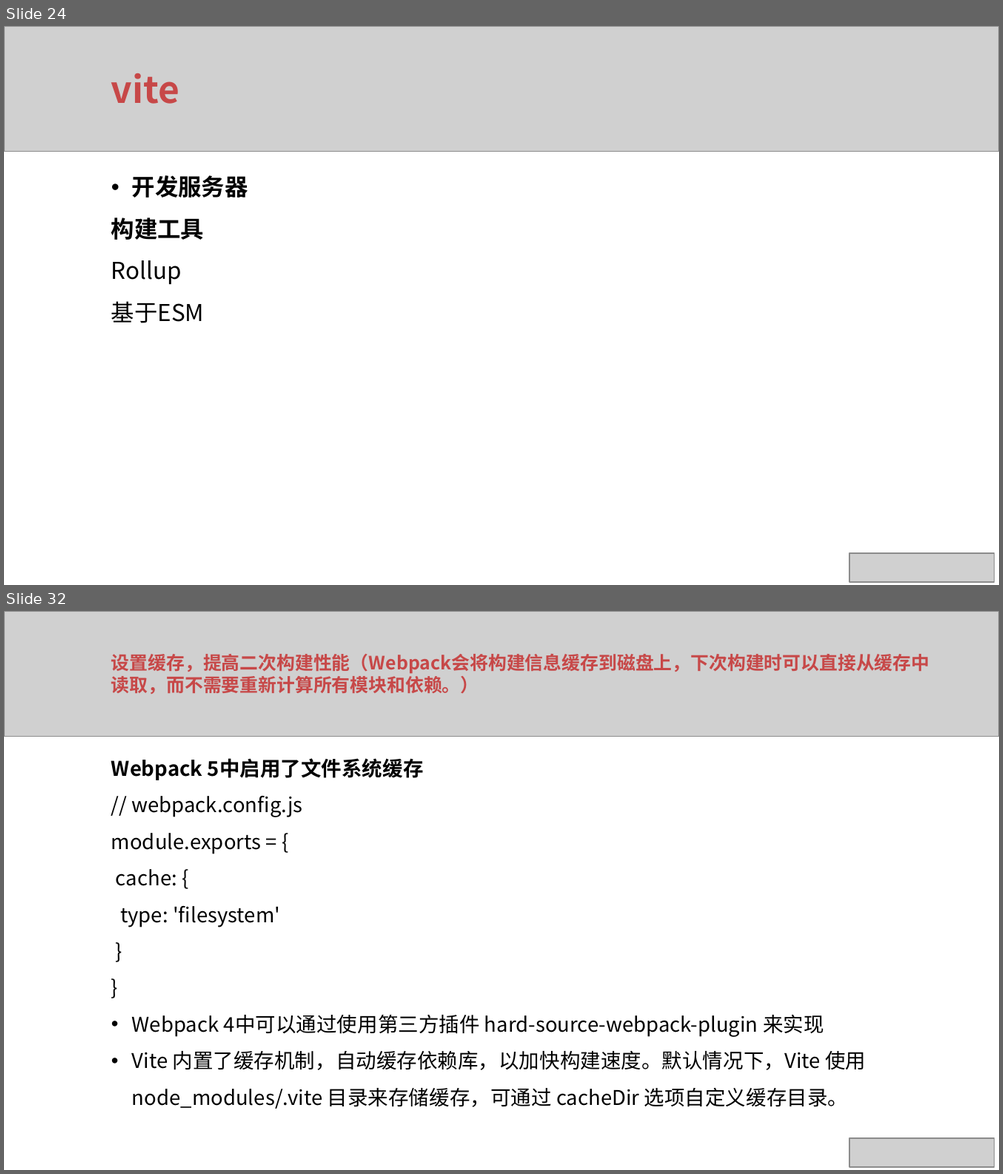
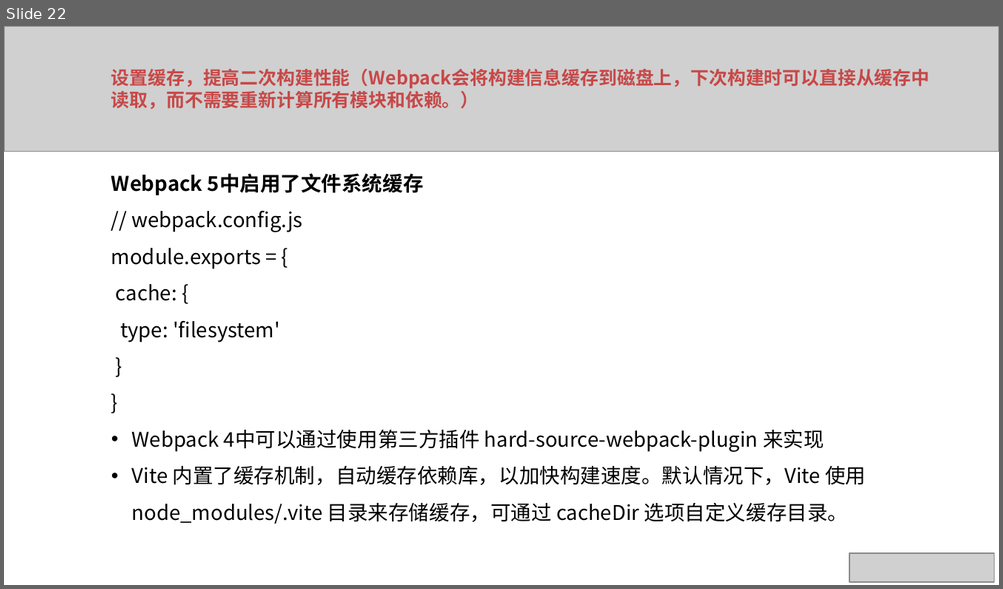
Before and after one commit to xuqunhai/python, a slide deck: rx/Vue项目最佳实践.pptx. Shown one above the other, each under a label of ours: slides 24 and 32 before the commit, slide 22 after it; the slides between them are not shown. The pictures are 1003x1174 and 1003x589 pixels, drawn with LibreOffice and Linux fonts; fonts in the diff are those of the drawing; grey boxes stand for pictures. Boxes give left, top, right and bottom in pixels: in the first picture for what was removed or moved away, otherwise in the second. Text is boxed around its words. In the diff, an @@ line names an element or a change of style, - is before the commit and + after.

```diff
--- a/rx/Vue项目最佳实践.pptx
+++ b/rx/Vue项目最佳实践.pptx
@@ slide 24 removed at (4, 26, 999, 585), background #FFFFFF @@
@@ picture removed at (4, 26, 999, 151) @@
@@ text removed at (111, 73, 179, 104) @@
-vite
@@ text removed at (111, 175, 248, 323) @@
-• 开发服务器
-构建工具
-Rollup
-基于ESM
@@ picture removed at (849, 554, 993, 583) @@
@@ what was slide 32 is now slide 22 @@
```
Also in this commit, not shown: 4 slides changed, 9 other slides removed, 3 other files.
